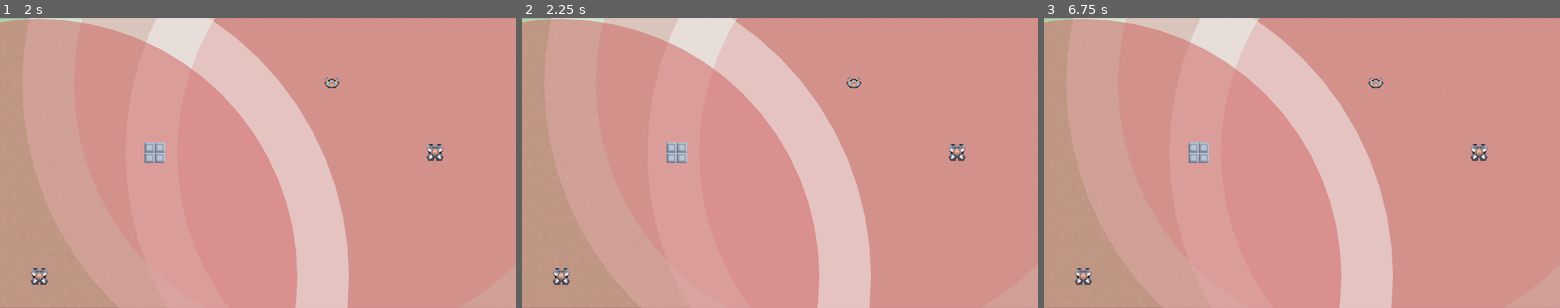
Above: before the commit, frames 1-3 (left to right).
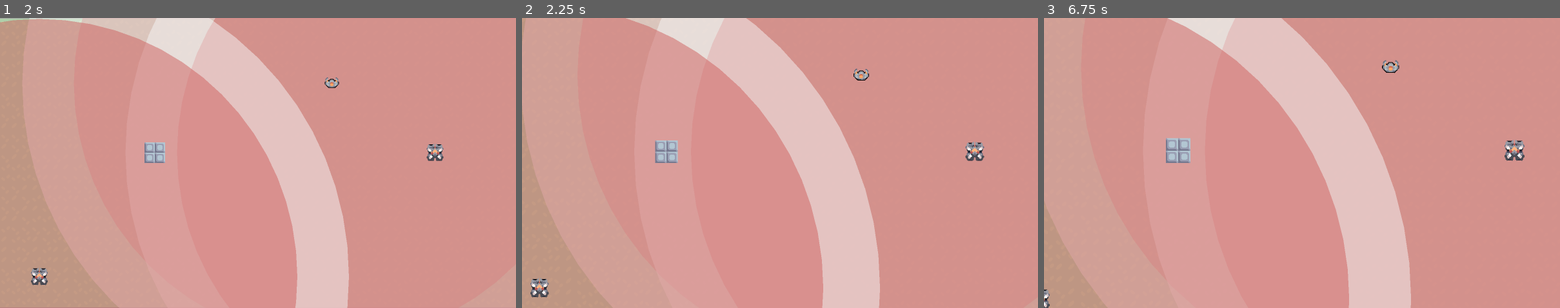
Above: after the commit, the same moments.

Repository: ToxicStarfall/mindustry-recreation
Game: Godot game, scene res://main.tscn
Same seed, same stepped clock (60 frames per second), same inputs: the game is played once before the commit and once after it.
Inputs (mouse positions are in pixels of both pictures, inside the frame that each line leads up to):
- Up to frame 1 (2 s): tap Enter at 0.5 s; move the mouse to (371, 148) at 0.52 s; press the mouse at (371, 148) at 0.53 s; hold D (move_right) 0.53-1.25 s; release the mouse at (371, 148) at 1.25 s; tap Space at 1.25 s; drag from (154, 177) to (330, 84) at 1.27 s
- Up to frame 2 (2.25 s): tap Enter at 2 s; move the mouse to (831, 99) at 2.02 s; hold D (move_right) from 2.03 s (still down); hold Mouse wheel up (zoom_in) from 2.03 s (still down)
- Up to frame 3 (6.75 s): click (1353, 99) at 2.3 s; release D (move_right) at 2.75 s; release Mouse wheel up (zoom_in) at 2.75 s; tap Space at 2.75, 4.25 s; drag from (1276, 221) to (1193, 157) at 2.77 s; tap Enter at 3.5 s; move the mouse to (1456, 206) at 3.52 s; press the mouse at (1456, 206) at 3.53 s; hold A (move_left) 3.53-4.25 s; tap Alt at 3.6 s; release the mouse at (1456, 206) at 4.25 s; drag from (1147, 119) to (1477, 151) at 4.27 s; move the mouse to (1327, 163) at 5.02 s; press the mouse at (1327, 163) at 5.03 s; hold S (move_down) 5.03-5.75 s; release the mouse at (1327, 163) at 5.75 s; drag from (1224, 90) to (1374, 84) at 5.77 s; move the mouse to (1415, 148) at 6.52 s; hold W (move_up) from 6.53 s (still down); hold Mouse wheel up (zoom_in) from 6.53 s (still down)

Frame 1 is identical in both runs. In frame 2, 4.5% of the frame differs, in the area x 0-90%, y 0-100%; in frame 3, 7.2%, in the area x 0-94%, y 0-100%.
Error before the commit: Parse Error: Identifier "is_selected" not declared in the current scope. (res://entities/entity.gd:69)

Commit message:
Added ability to control entities at runtime
Minor adjustments to other code (rename, removal, refactoring)

Diff:
--- a/components/node/targeting_component.gd
+++ b/components/node/targeting_component.gd
@@ -43,8 +43,8 @@
 				targets.append(entity)
 		else:
 			targets.erase(entity)
-			#target_lost.emit(current_target)
-			#current_target = null
+			target_lost.emit(entity)
+			current_target = null
 
 	if !targets.is_empty():
 		var distances = targets.map( func(target): return self.global_position.distance_to(target.global_position))
@@ -57,15 +57,10 @@
 				current_target = closest
 				target_found.emit(current_target)
 			elif current_target != null:
-				# Check if not same target
 				if current_target != closest:
-					# Runs when a different target is closer
-					print("AJSD")
+					# Change targets when a different target is closer.
 					current_target = closest
 					target_changed.emit(current_target)
-	#else:
-		#if current_target:
-
 
 
 func _on_body_entered(body: Node2D):
@@ -85,16 +80,3 @@
 			target_lost.emit(current_target)
 			current_target = null
 	#print(body)
-
-
-#func set_sight_range(value):
-	#print("sight_range set to ", value)
-	##set("sight_range", value)
-	#sight_range = value
-	#if has_node("CollisionShape2D"):
-		#var collision = $CollisionShape2D
-		#if collision.shape and collision.shape is CircleShape2D:
-			#collision.shape.radius = sight_range * Game.TILE_SIZE
-		#else:
-			#collision.shape = CircleShape2D.new()
-			#collision.shape.radius = sight_range * Game.TILE_SIZE
--- a/entities/blocks/block.gd
+++ b/entities/blocks/block.gd
@@ -15,7 +15,5 @@
 		#HealthComp.damage(1.0)
 
 
-func _on_health_damaged():
-	var tween = create_tween()
-	tween.tween_property(self, "modulate:v", modulate.v - modulate.v, 0.15)
-	tween.tween_property(self, "modulate:v", modulate.v, 0.1)
+#func _on_health_damaged():
+	#pass
--- a/entities/entity.gd
+++ b/entities/entity.gd
@@ -9,6 +9,11 @@
 
 @export_group("Toggles")
 @export var is_targetable: bool = true
+@export var is_controllable: bool = true  ## Whether or not this entity is able to be controlled by the player.
+@export var is_selectable: bool = true  ## Whether or not this entity is able to be selected by the player.
+
+@export var is_controlled: bool = false  ## Whether or not this entity is currently controlled by the player.
+@export var is_selected: bool = false  ## Whether or not this entity is currently selected by the player.
 
 
 var HitboxComp: HitboxComponent
@@ -22,13 +27,15 @@
 var weapons: Array[Weapon]
 var statuses: Array
 
-#var is_controlled: bool = false  ## Whether or not this entity is currently controlled by the player.
-#var is_selected: bool = false  ## Whether or not this entity is currently selected by the player.
+@export var mouse_hovered: bool = false
+
 
 
 func _init() -> void:
 	child_entered_tree.connect( _on_child_entered_tree )
 	child_exiting_tree.connect( _on_child_exiting_tree )
+	self.mouse_entered.connect( func(): mouse_hovered = true )
+	self.mouse_exited.connect( func(): mouse_hovered = false )
 
 
 func _ready() -> void:
@@ -117,17 +124,19 @@
 
 
 func _on_target_found(entity: Entity):
-	if entity.is_targetable:
-		print("target found: ", entity)
-		for weapon in weapons:
-			weapon.attacking = true
-			#weapon.target_position = entity.global_position
-			weapon.target = entity
+	if !is_controlled:
+		if entity.is_targetable:
+			#print("target found: ", entity)
+			for weapon in weapons:
+				weapon.attacking = true
+				#weapon.target_position = entity.global_position
+				weapon.target = entity
+			pass
 
 
 func _on_target_changed(entity: Entity):
 	if entity.is_targetable:
-		print("target changed: ", entity)
+		#print("target changed: ", entity)
 		for weapon in weapons:
 			#weapon.attacking = true
 			#weapon.target_position = entity.global_position
@@ -135,7 +144,7 @@
 
 
 func _on_target_lost(entity: Entity):
-	print("target lost: ", entity)
+	#print("target lost: ", entity)
 	for weapon in weapons:
 		weapon.attacking = false
 		weapon.target = null
--- a/events.gd
+++ b/events.gd
@@ -2,4 +2,8 @@
 
 
 @warning_ignore_start("unused_signal")
+
+signal entity_controlled (entity: Entity)
+signal entity_selected (entity: Entity)
+
 signal projectile_spawned (projectile: Projectile)
--- a/game.gd
+++ b/game.gd
@@ -1,35 +1,29 @@
 extends Node
+
 
 
 const TILE_SIZE: int = 32
 
-@onready var Main = get_tree().root.get_node("Main")
-@onready var Camera = Main.get_node("Camera2D")
+@onready var World = get_tree().root.get_node("World")
+@onready var Camera = World.get_node("Camera2D")
 
-var current_unit: Unit
 var camera_locked: bool = false
+
+var controlled_entity: Entity
+var selected_entities: Array[Entity]
 
 
 func _ready() -> void:
+	Events.entity_controlled.connect( _on_entity_controlled )
+	Events.entity_selected.connect( _on_entity_selected )
 	Events.projectile_spawned.connect( _on_projectile_spawned )
-
-	current_unit = Main.get_node("Stell")
-	current_unit.is_controlled = true
-	Camera.reparent(current_unit)
-	Camera.position = Vector2.ZERO
-
-
-func _on_projectile_spawned(projectile: Projectile):
-	Main.add_child( projectile )
 
 
 func _unhandled_input(event: InputEvent) -> void:
 	# NOTE: event.factor is used for variable inputs such as trackpad scroll speed
 	var zoom_factor = 0.1
-	if event is InputEventMouseButton:
+	#if event is InputEventMouseButton and !event.factor == 1:
 		#print(event.factor)
-		pass
-	#if event is InputEventMouseButton and !event.factor == 1:
 		#zoom_factor = event.factor
 		#zoom_factor = 0.01
 		#print(zoom_factor)
@@ -70,3 +64,20 @@
 		#Camera.drag_bottom_margin = 0.05
 		#Camera.drag_left_margin = 0.05
 		#Camera.drag_right_margin = 0.05
+
+
+func _on_entity_controlled(entity: Entity):
+	if controlled_entity:
+		controlled_entity.is_controlled = false  # Un-control the previous controlled entity
+	controlled_entity = entity
+	Camera.reparent(controlled_entity)
+	Camera.position = Vector2.ZERO
+
+
+func _on_entity_selected(entity: Entity):
+	selected_entities.append(entity)
+	pass
+
+
+func _on_projectile_spawned(projectile: Projectile):
+	World.add_child( projectile )
--- a/main.gd
+++ b/main.gd
@@ -1 +1,16 @@
 extends Node2D
+
+
+
+func _ready() -> void:
+	child_entered_tree.connect( _on_child_entered_tree )
+	child_exiting_tree.connect( _on_child_exiting_tree )
+	pass
+
+
+func _on_child_entered_tree(node: Node):
+	pass
+
+
+func _on_child_exiting_tree(node: Node):
+	pass
--- a/project.godot
+++ b/project.godot
@@ -83,9 +83,14 @@
 "events": [Object(InputEventMouseButton,"resource_local_to_scene":false,"resource_name":"","device":-1,"window_id":0,"a …(266 unchanged characters)…
 ]
 }
+control={
+"deadzone": 0.2,
+"events": [Object(InputEventMouseButton,"resource_local_to_scene":false,"resource_name":"","device":-1,"window_id":0,"alt_pressed":false,"shift_pressed":false,"ctrl_pressed":true,"meta_pressed":false,"button_mask":1,"position":Vector2(170, 16),"global_position":Vector2(182, 76),"factor":1.0,"button_index":1,"canceled":false,"pressed":true,"double_click":false,"script":null)
+]
+}
 select={
 "deadzone": 0.2,
-"events": [Object(InputEventMouseButton,"resource_local_to_scene":false,"resource_name":"","device":-1,"window_id":0,"alt_pressed":false,"shift_pressed":false,"ctrl_pressed":true,"meta_pressed":false,"button_mask":1,"position":Vector2(170, 16),"global_position":Vector2(182, 76),"factor":1.0,"button_index":1,"canceled":false,"pressed":true,"double_click":false,"script":null)
+"events": [Object(InputEventMouseButton,"resource_local_to_scene":false,"resource_name":"","device":-1,"window_id":0,"alt_pressed":false,"shift_pressed":true,"ctrl_pressed":false,"meta_pressed":false,"button_mask":1,"position":Vector2(392, 24),"global_position":Vector2(404, 84),"factor":1.0,"button_index":1,"canceled":false,"pressed":true,"double_click":false,"script":null)
 ]
 }
 
